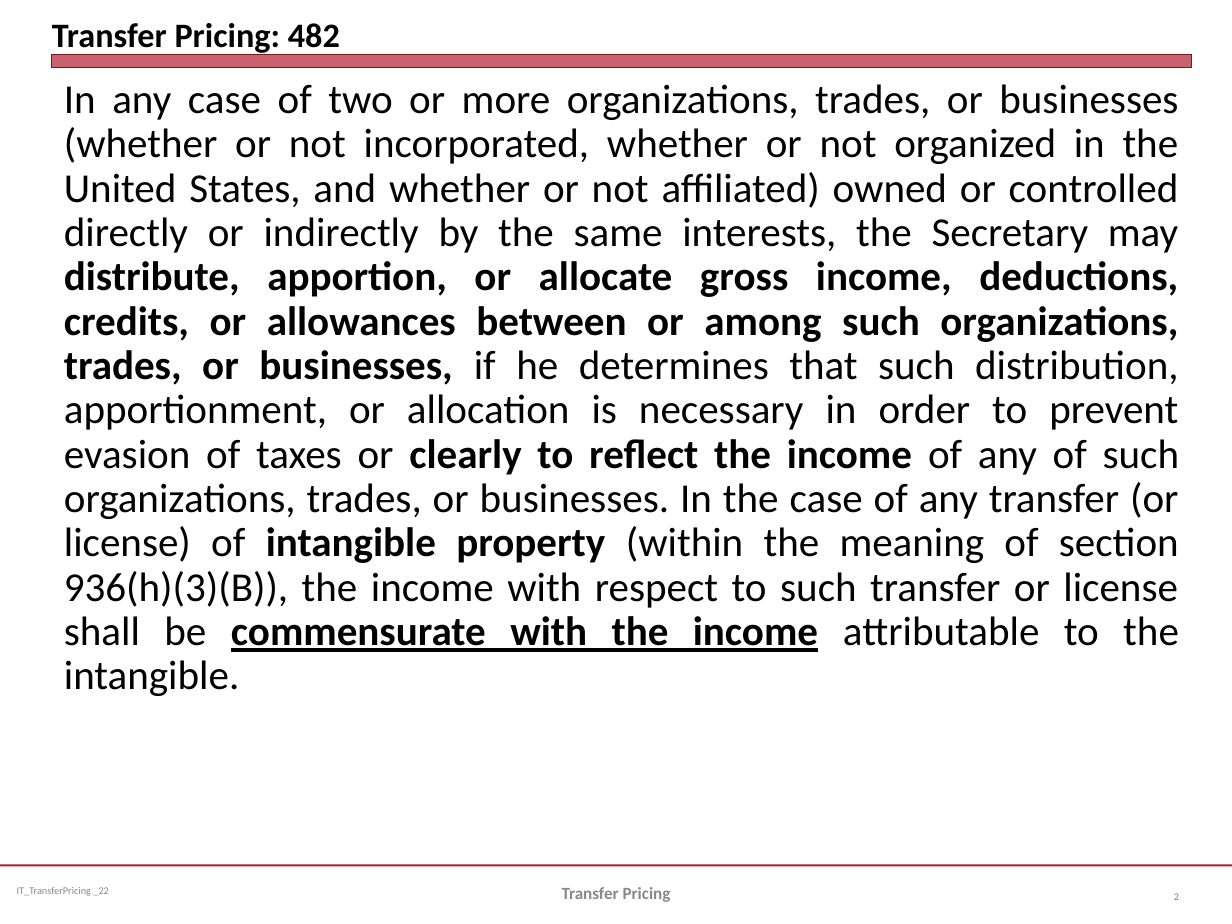
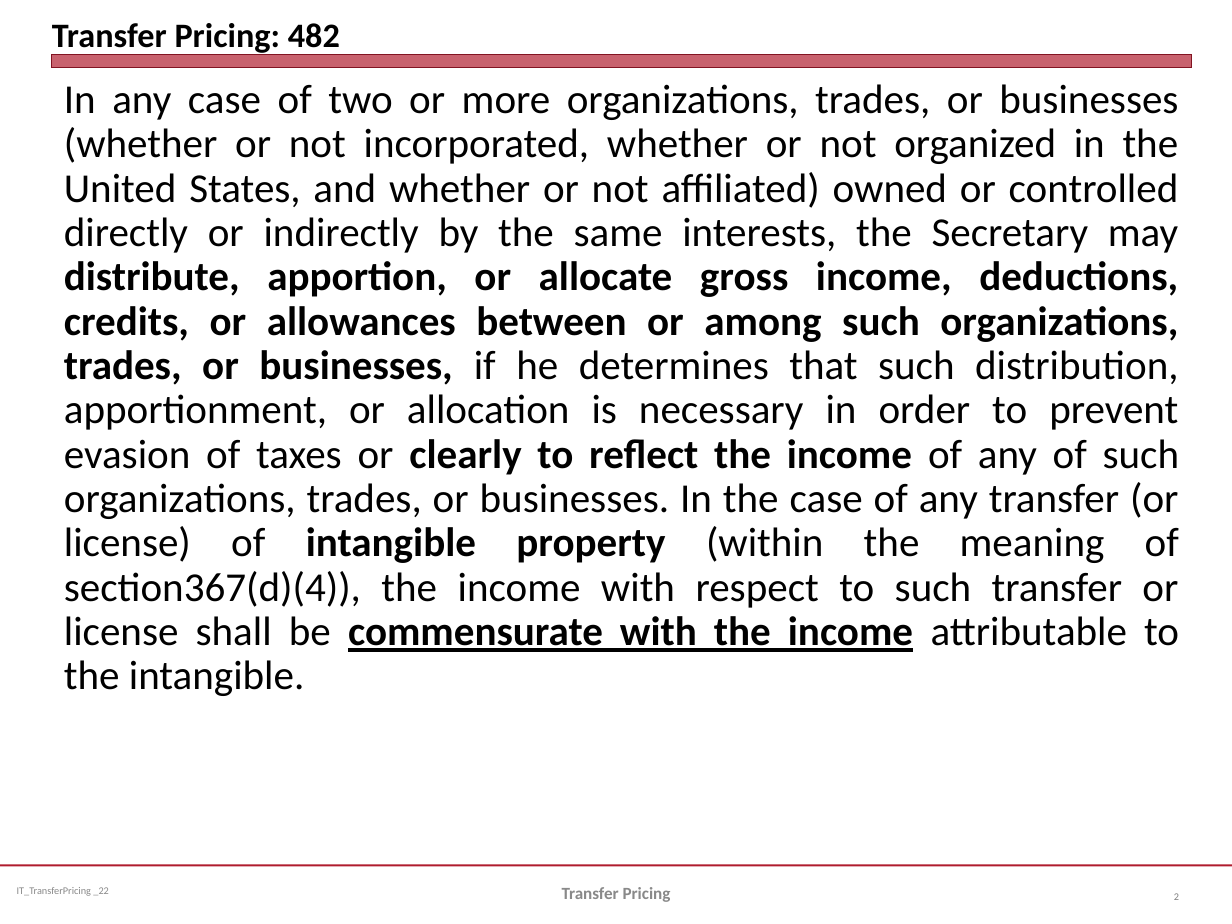
Before and after one commit to jmc877/International-Tax, a slide deck: slide 2 of slides/IT_TransferPricing_2022.pptx. Drawn at 1232x924 pixels with LibreOffice and Linux fonts; fonts in the diff are those of the drawing. Boxes give left, top, right and bottom in pixels: in the first picture for what was removed or moved away, otherwise in the second. Text is boxed around its words. In the diff, an @@ line names an element or a change of style, - is before the commit and + after.

```diff
--- a/slides/IT_TransferPricing_2022.pptx
+++ b/slides/IT_TransferPricing_2022.pptx
@@ text at [64,84,1179,696]: text changed @@
-In any case of two or more organizations, trades, or businesses (whether or not incorporated, whether or not organized in the United States, and whether or not affiliated) owned or controlled directly or indirectly by the same interests, the Secretary may distribute, apportion, or allocate gross income, deductions, credits, or allowances between or among such organizations, trades, or businesses, if he determines that such distribution, apportionment, or allocation is necessary in order to prevent evasion of taxes or clearly to reflect the income of any of such organizations, trades, or businesses. In the case of any transfer (or license) of intangible property (within the meaning of section 936(h)(3)(B)), the income with respect to such transfer or license shall be commensurate with the income attributable to the intangible.
+In any case of two or more organizations, trades, or businesses (whether or not incorporated, whether or not organized in the United States, and whether or not affiliated) owned or controlled directly or indirectly by the same interests, the Secretary may distribute, apportion, or allocate gross income, deductions, credits, or allowances between or among such organizations, trades, or businesses, if he determines that such distribution, apportionment, or allocation is necessary in order to prevent evasion of taxes or clearly to reflect the income of any of such organizations, trades, or businesses. In the case of any transfer (or license) of intangible property (within the meaning of section367(d)(4)), the income with respect to such transfer or license shall be commensurate with the income attributable to the intangible.
```
Also in this commit, not shown: 4 other slides changed.
